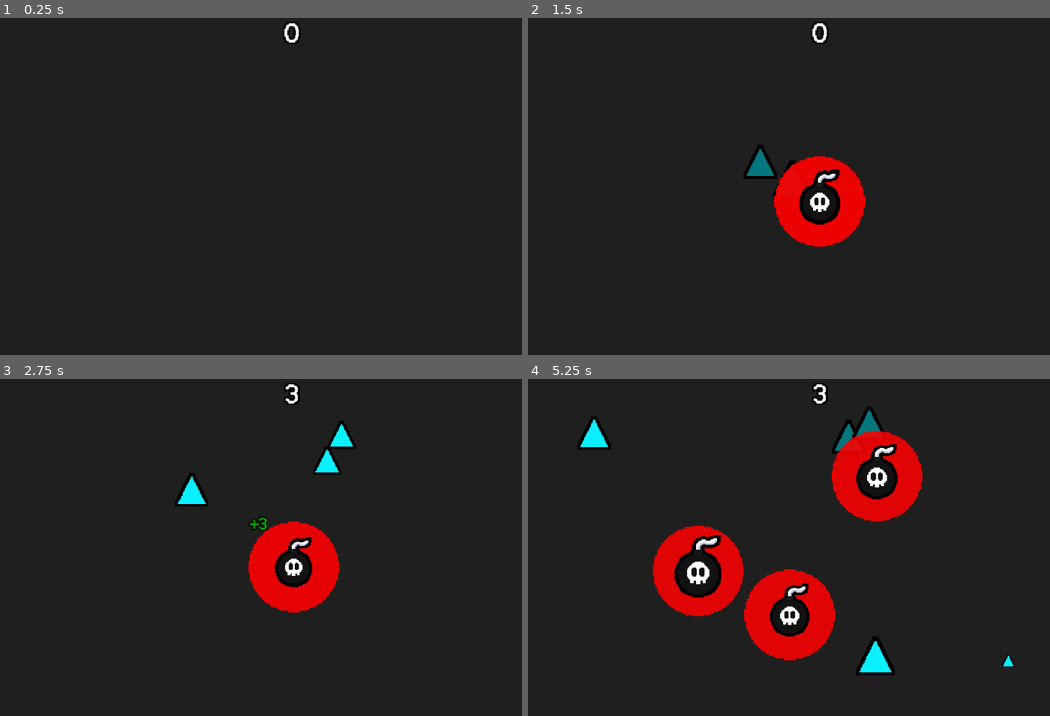
Above: before the commit, frames 1-4 (two rows, left to right).
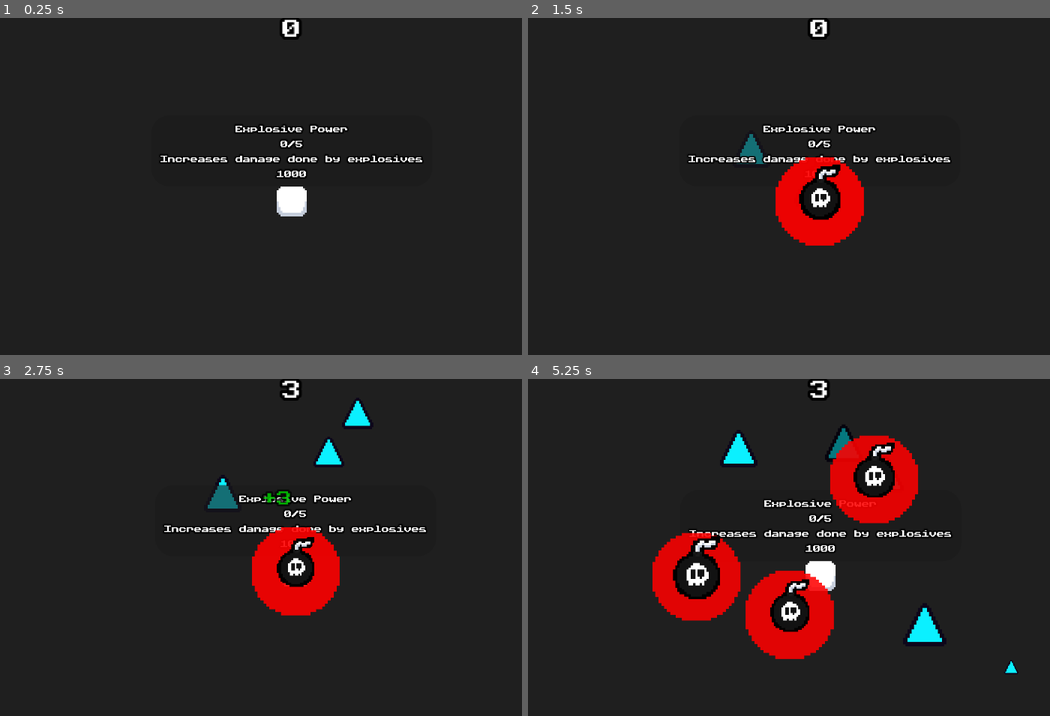
Above: after the commit, the same moments.

Repository: SpicyTime/BlastForge
Game: Godot game, scene res://main/main.tscn
Two runs of this game, one before a commit and one after it. Both use one fixed random seed, a clock stepped at 60 frames per second and the inputs below. The engine's default icon, where the game draws it, is replaced by a stand-in: a white triangle on a blue panel in a dark square.
Inputs (mouse positions are in pixels of both pictures, inside the frame that each line leads up to):
- Up to frame 1 (0.25 s): no input
- Up to frame 2 (1.5 s): click (820, 199) at 0.52 s; click (820, 199) at 1.27 s
- Up to frame 3 (2.75 s): click (292, 560) at 2.02 s
- Up to frame 4 (5.25 s): move the mouse to (950, 530) at 2.77 s; click (950, 530) at 2.85 s; move the mouse to (700, 564) at 3.52 s; click (700, 564) at 3.6 s; move the mouse to (877, 473) at 4.27 s; click (877, 473) at 4.35 s; move the mouse to (789, 614) at 5.02 s; click (789, 614) at 5.1 s

The runs differ from the first frame. In frame 1, 2.2% of the frame differs, in the area x 30-82%, y 0-59%; in frame 2, 2.6%; in frame 3, 4.1%; in frame 4, 7.3%, in the area x 9-94%, y 0-88%.

Commit message:
Halved the viewport size and added collider world bounds

Diff:
--- a/breakables/breakable.tscn
+++ b/breakables/breakable.tscn
@@ -1,13 +1,13 @@
 [gd_scene load_steps=6 format=3 uid="uid://btmk54xyeo44e"]
 
 [ext_resource type="Script" uid="uid://d3iknp440glsy" path="res://breakables/breakable.gd" id="1_srh6f"]
-[ext_resource type="Texture2D" uid="uid://dgqwej8vqbje8" path="res://breakables/sprites/triangle_sprite.png" id="2_x566u"]
+[ext_resource type="Texture2D" uid="uid://cd3pwsjfnf7na" path="res://breakables/sprites/triangle_sprite.png" id="2_x566u"]
 [ext_resource type="PackedScene" uid="uid://bcjrft2uixwu1" path="res://components/health_system/hurtbox.tscn" id="3_srh6f"]
 [ext_resource type="PackedScene" uid="uid://crewdcx8grnpe" path="res://breakables/breakable_behavior.tscn" id="5_813x3"]
 [ext_resource type="Script" uid="uid://dyakc7t63f14m" path="res://components/health_system/health.gd" id="5_x566u"]
 
 [node name="Breakable" type="CharacterBody2D"]
-collision_mask = 2
+collision_mask = 6
 script = ExtResource("1_srh6f")
 
 [node name="BreakableSprite" type="Sprite2D" parent="."]
--- a/breakables/collision_shapes/triangle_collision_shape.tres
+++ b/breakables/collision_shapes/triangle_collision_shape.tres
@@ -1,4 +1,4 @@
 [gd_resource type="ConvexPolygonShape2D" format=3 uid="uid://82yjdnrv6lqq"]
 
 [resource]
-points = PackedVector2Array(0, -23, -22, 18, 22, 18)
+points = PackedVector2Array(0, -12, -12, 10, 12, 10)
--- a/breakables/floating_text.tscn
+++ b/breakables/floating_text.tscn
@@ -1,7 +1,7 @@
 [gd_scene load_steps=3 format=3 uid="uid://d6a02rgt43js"]
 
 [ext_resource type="Script" uid="uid://dxxu7vwdebjoo" path="res://breakables/floating_text.gd" id="1_yflmp"]
-[ext_resource type="FontFile" uid="uid://dvocvivdlnv05" path="res://terminal-grotesque.grotesque-regular.ttf" id="2_d66p7"]
+[ext_resource type="FontFile" uid="uid://cjprg7vrkgs6t" path="res://Pixelchunk.ttf" id="2_d66p7"]
 
 [node name="FloatingText" type="Marker2D"]
 z_index = 2
@@ -19,8 +19,8 @@
 offset_bottom = 11.5
 grow_horizontal = 2
 grow_vertical = 2
-theme_override_constants/outline_size = 6
+theme_override_constants/outline_size = 4
 theme_override_fonts/font = ExtResource("2_d66p7")
-theme_override_font_sizes/font_size = 20
+theme_override_font_sizes/font_size = 8
 text = "10"
 horizontal_alignment = 1
--- a/breakables/shape_resources/circle_shape.tres
+++ b/breakables/shape_resources/circle_shape.tres
@@ -2,7 +2,7 @@
 
 [ext_resource type="Script" uid="uid://db71gp8sseu3x" path="res://breakables/shape_data.gd" id="1_fyoe0"]
 [ext_resource type="Shape2D" uid="uid://dc3er24rdufh0" path="res://breakables/collision_shapes/circle_collision_shape.tres" id="2_m5jgh"]
-[ext_resource type="Texture2D" uid="uid://chlaa86y6pc82" path="res://breakables/sprites/circle_sprite.png" id="3_6iiqw"]
+[ext_resource type="Texture2D" uid="uid://2osboeebc061" path="res://breakables/sprites/16xcircle_sprite.png" id="3_6iiqw"]
 
 [resource]
 script = ExtResource("1_fyoe0")
--- a/breakables/shape_resources/hexagon_shape.tres
+++ b/breakables/shape_resources/hexagon_shape.tres
@@ -2,13 +2,11 @@
 
 [ext_resource type="Script" uid="uid://db71gp8sseu3x" path="res://breakables/shape_data.gd" id="1_puo7r"]
 [ext_resource type="Shape2D" uid="uid://cvadht8monape" path="res://breakables/collision_shapes/hexagon_collision_shape.tres" id="2_vof0r"]
-[ext_resource type="Texture2D" uid="uid://br14sw8nnrnhq" path="res://breakables/sprites/hexagon_sprite.png" id="3_a5j1d"]
+[ext_resource type="Texture2D" uid="uid://c1n2wkagco5da" path="res://breakables/sprites/16xhexagon_sprite.png" id="3_a5j1d"]
 
 [resource]
 script = ExtResource("1_puo7r")
 shape_texture = ExtResource("3_a5j1d")
 shape_type = 3
-health_amount = 3
-base_point_value = 8
 shape_collider = ExtResource("2_vof0r")
 metadata/_custom_type_script = "uid://db71gp8sseu3x"
--- a/breakables/shape_resources/pentagon_shape.tres
+++ b/breakables/shape_resources/pentagon_shape.tres
@@ -2,13 +2,11 @@
 
 [ext_resource type="Script" uid="uid://db71gp8sseu3x" path="res://breakables/shape_data.gd" id="1_0hbx0"]
 [ext_resource type="Shape2D" uid="uid://bynlm5jenbb17" path="res://breakables/collision_shapes/pentagon_collision_shape.tres" id="2_h36yj"]
-[ext_resource type="Texture2D" uid="uid://eunbspx7e3wp" path="res://breakables/sprites/pentagon_sprite.png" id="3_dmust"]
+[ext_resource type="Texture2D" uid="uid://0tro0vufvuie" path="res://breakables/sprites/16xpentagon_sprite.png" id="3_dmust"]
 
 [resource]
 script = ExtResource("1_0hbx0")
 shape_texture = ExtResource("3_dmust")
 shape_type = 2
-health_amount = 3
-base_point_value = 6
 shape_collider = ExtResource("2_h36yj")
 metadata/_custom_type_script = "uid://db71gp8sseu3x"
--- a/breakables/shape_resources/square_shape.tres
+++ b/breakables/shape_resources/square_shape.tres
@@ -2,13 +2,11 @@
 
 [ext_resource type="Script" uid="uid://db71gp8sseu3x" path="res://breakables/shape_data.gd" id="1_ku7xd"]
 [ext_resource type="Shape2D" uid="uid://5kc065x6d5o1" path="res://breakables/collision_shapes/square_collision_shape.tres" id="2_ig4d2"]
-[ext_resource type="Texture2D" uid="uid://dm1ka35uygdrd" path="res://breakables/sprites/square_sprite.png" id="3_j3yu3"]
+[ext_resource type="Texture2D" uid="uid://coca4p3s2r11w" path="res://breakables/sprites/16xsquare_sprite.png" id="3_j3yu3"]
 
 [resource]
 script = ExtResource("1_ku7xd")
 shape_texture = ExtResource("3_j3yu3")
 shape_type = 1
-health_amount = 2
-base_point_value = 3
 shape_collider = ExtResource("2_ig4d2")
 metadata/_custom_type_script = "uid://db71gp8sseu3x"
--- a/breakables/shape_resources/triangle_shape.tres
+++ b/breakables/shape_resources/triangle_shape.tres
@@ -2,11 +2,10 @@
 
 [ext_resource type="Script" uid="uid://db71gp8sseu3x" path="res://breakables/shape_data.gd" id="1_82isx"]
 [ext_resource type="Shape2D" uid="uid://82yjdnrv6lqq" path="res://breakables/collision_shapes/triangle_collision_shape.tres" id="2_w8wc2"]
-[ext_resource type="Texture2D" uid="uid://dgqwej8vqbje8" path="res://breakables/sprites/triangle_sprite.png" id="3_k0qfp"]
+[ext_resource type="Texture2D" uid="uid://cd3pwsjfnf7na" path="res://breakables/sprites/triangle_sprite.png" id="3_k0qfp"]
 
 [resource]
 script = ExtResource("1_82isx")
 shape_texture = ExtResource("3_k0qfp")
-health_amount = 1
 shape_collider = ExtResource("2_w8wc2")
 metadata/_custom_type_script = "uid://db71gp8sseu3x"
--- a/explosives/explosive.tscn
+++ b/explosives/explosive.tscn
@@ -11,7 +11,7 @@
 [sub_resource type="CircleShape2D" id="CircleShape2D_wvlh0"]
 
 [sub_resource type="CircleShape2D" id="CircleShape2D_5rd10"]
-radius = 70.0
+radius = 19.235384
 
 [node name="Explosive" type="Node2D"]
 script = ExtResource("1_ejdfl")
@@ -28,7 +28,6 @@
 scale = Vector2(1.563, 1.563)
 
 [node name="ExplosionAreaHitbox" parent="." instance=ExtResource("4_5rd10")]
-visible = false
 damage = 1
 
 [node name="HitboxCollider" type="CollisionShape2D" parent="ExplosionAreaHitbox"]
@@ -36,13 +35,11 @@
 disabled = true
 
 [node name="ExplosionDetectionArea" type="Area2D" parent="."]
-visible = false
 
 [node name="DetectionAreaCollider" type="CollisionShape2D" parent="ExplosionDetectionArea"]
 shape = SubResource("CircleShape2D_wvlh0")
 
 [node name="ExplosionPushArea" type="Area2D" parent="."]
-visible = false
 collision_layer = 2
 
 [node name="PushAreaCollider" type="CollisionShape2D" parent="ExplosionPushArea"]
--- a/game/breakable_spawner.gd
+++ b/game/breakable_spawner.gd
@@ -62,7 +62,7 @@
 
 func _handle_breakable_auto_spawn(delta: float) -> void:
 	spawn_time_passed += delta
-	var world_spawn_bounds: Array[int] = [-275, 275, -150, 150]
+	var world_spawn_bounds: Array[int] = [-138, 138, -75, 75]
 	if spawn_time_passed >= StatManager.get_breakable_spawn_stat("spawn_time"):
 
 		spawn_time_passed = 0.0
--- a/game/world.gd
+++ b/game/world.gd
@@ -80,7 +80,7 @@
 		bonus_multiplier = (StatManager.get_bunch_multiplier() + pow(breakables_broken.size() - bonus_breakable_threshold, exponent))
 
 	for breakable in breakables_broken:
-		if is_instance_valid(breakable):
+		if is_instance_valid(breakable) and breakable is Breakable:
 			_handle_breakable_broken(breakable, bonus_multiplier)
 		else:
 			print("Not Valid")
--- a/game/world.tscn
+++ b/game/world.tscn
@@ -1,16 +1,17 @@
-[gd_scene load_steps=8 format=3 uid="uid://k7nqsblly5gs"]
+[gd_scene load_steps=9 format=3 uid="uid://k7nqsblly5gs"]
 
 [ext_resource type="Script" uid="uid://vwrqyfjerpum" path="res://game/world.gd" id="1_vn0wg"]
 [ext_resource type="Script" uid="uid://uxk2gctotf6f" path="res://game/breakable_spawner.gd" id="2_aseec"]
 [ext_resource type="Script" uid="uid://dqanl875ga8m6" path="res://game/camera.gd" id="2_tvmmn"]
 [ext_resource type="Script" uid="uid://cpc1o46lwdj2q" path="res://components/shake_component.gd" id="3_4xpgs"]
 [ext_resource type="PackedScene" uid="uid://hkoxgv30yrjh" path="res://game/bounce_bound.tscn" id="5_805w3"]
+[ext_resource type="PackedScene" uid="uid://cuh5eo4mk36ak" path="res://upgrade system/upgrade_node.tscn" id="6_fhh06"]
 
 [sub_resource type="RectangleShape2D" id="RectangleShape2D_fhh06"]
-size = Vector2(640, 20)
+size = Vector2(320, 10)
 
 [sub_resource type="RectangleShape2D" id="RectangleShape2D_m4twg"]
-size = Vector2(20, 340)
+size = Vector2(10, 170)
 
 [node name="World" type="Node2D"]
 script = ExtResource("1_vn0wg")
@@ -27,29 +28,66 @@
 
 [node name="ExplosivesContainer" type="Node2D" parent="."]
 
-[node name="TopBound" parent="." instance=ExtResource("5_805w3")]
-position = Vector2(0, -180)
+[node name="UpgradeNode" parent="." instance=ExtResource("6_fhh06")]
 
-[node name="TopCollider" type="CollisionShape2D" parent="TopBound"]
+[node name="BounceAreas" type="Node2D" parent="."]
+
+[node name="TopBound" parent="BounceAreas" instance=ExtResource("5_805w3")]
+position = Vector2(0, -90)
+
+[node name="TopCollider" type="CollisionShape2D" parent="BounceAreas/TopBound"]
 shape = SubResource("RectangleShape2D_fhh06")
 
-[node name="BottomBound" parent="." instance=ExtResource("5_805w3")]
-position = Vector2(0, 180)
+[node name="BottomBound" parent="BounceAreas" instance=ExtResource("5_805w3")]
+position = Vector2(0, 90)
 
-[node name="BottomCollider" type="CollisionShape2D" parent="BottomBound"]
+[node name="BottomCollider" type="CollisionShape2D" parent="BounceAreas/BottomBound"]
 shape = SubResource("RectangleShape2D_fhh06")
 
-[node name="LeftBound" parent="." instance=ExtResource("5_805w3")]
-position = Vector2(-320, 0)
+[node name="LeftBound" parent="BounceAreas" instance=ExtResource("5_805w3")]
+position = Vector2(-160, 0)
 is_side = true
 
-[node name="LeftCollider" type="CollisionShape2D" parent="LeftBound"]
+[node name="LeftCollider" type="CollisionShape2D" parent="BounceAreas/LeftBound"]
 shape = SubResource("RectangleShape2D_m4twg")
 
-[node name="RightBound" parent="." instance=ExtResource("5_805w3")]
-position = Vector2(320, 0)
+[node name="RightBound" parent="BounceAreas" instance=ExtResource("5_805w3")]
+position = Vector2(160, 0)
 is_side = true
 
-[node name="RightCollider" type="CollisionShape2D" parent="RightBound"]
-visible = false
+[node name="RightCollider" type="CollisionShape2D" parent="BounceAreas/RightBound"]
 shape = SubResource("RectangleShape2D_m4twg")
+
+[node name="WorldBounds" type="Node2D" parent="."]
+
+[node name="TopBound" type="StaticBody2D" parent="WorldBounds"]
+collision_layer = 5
+collision_mask = 5
+
+[node name="TopCollider" type="CollisionShape2D" parent="WorldBounds/TopBound"]
+position = Vector2(0, -95)
+shape = SubResource("RectangleShape2D_fhh06")
+
+[node name="BottomBound" type="StaticBody2D" parent="WorldBounds"]
+collision_layer = 5
+collision_mask = 5
+
+[node name="BottomCollider" type="CollisionShape2D" parent="WorldBounds/BottomBound"]
+position = Vector2(0, 95)
+shape = SubResource("RectangleShape2D_fhh06")
+
+[node name="LeftBounds" type="StaticBody2D" parent="WorldBounds"]
+collision_layer = 5
+collision_mask = 5
+
+[node name="LeftCollider" type="CollisionShape2D" parent="WorldBounds/LeftBounds"]
+position = Vector2(-165, 0)
+shape = SubResource("RectangleShape2D_m4twg")
+
+[node name="RightBounds" type="StaticBody2D" parent="WorldBounds"]
+collision_layer = 5
+collision_mask = 5
+
+[node name="RightCollider" type="CollisionShape2D" parent="WorldBounds/RightBounds"]
+position = Vector2(165, 0)
+shape = SubResource("RectangleShape2D_m4twg")
--- a/main/autoloads/constants.gd
+++ b/main/autoloads/constants.gd
@@ -6,8 +6,8 @@
 const SHAPE_COMPONENT_PATH: String = "res://breakables/shape_component.tscn"
 const FLOATING_TEXT_PATH: String = "res://breakables/floating_text.tscn"
 const TILE_SIZE: int = 3
-const VIEWPORT_WIDTH: int = 640
-const VIEWPORT_HEIGHT: int = 360
+const VIEWPORT_WIDTH: int = 320
+const VIEWPORT_HEIGHT: int = 180
 const BASE_SMALL_MULTIPLIER: float = 1.0
 const BASE_MEDIUM_MULTIPLIER: float = 3.0
 const BASE_LARGE_MULTIPLIER: float = 6.0
--- a/main/autoloads/stat_manager.gd
+++ b/main/autoloads/stat_manager.gd
@@ -2,7 +2,7 @@
 # Explosives
 var explosive_stats: Dictionary[String, float] = {
 	"damage" : 100.0,
-	"explosion_radius": 48.0,
+	"explosion_radius": 24.0,
 	"place_delay": 0.2,
 }
 
--- a/project.godot
+++ b/project.godot
@@ -30,8 +30,8 @@
 
 [display]
 
-window/size/viewport_width=640
-window/size/viewport_height=360
+window/size/viewport_width=320
+window/size/viewport_height=180
 window/size/window_width_override=1280
 window/size/window_height_override=720
 window/stretch/mode="canvas_items"
--- a/ui/hud.tscn
+++ b/ui/hud.tscn
@@ -1,7 +1,7 @@
 [gd_scene load_steps=3 format=3 uid="uid://tdoscbf6lnd6"]
 
 [ext_resource type="Script" uid="uid://4as2tdux84hn" path="res://ui/hud.gd" id="1_rbyyf"]
-[ext_resource type="FontFile" uid="uid://dvocvivdlnv05" path="res://terminal-grotesque.grotesque-regular.ttf" id="2_276te"]
+[ext_resource type="FontFile" uid="uid://cjprg7vrkgs6t" path="res://Pixelchunk.ttf" id="2_276te"]
 
 [node name="Hud" type="Control"]
 layout_mode = 3
@@ -18,12 +18,13 @@
 anchors_preset = 5
 anchor_left = 0.5
 anchor_right = 0.5
-offset_left = -20.0
-offset_right = 20.0
-offset_bottom = 23.0
+offset_left = -8.0
+offset_top = 1.0
+offset_right = 8.0
+offset_bottom = 15.0
 grow_horizontal = 2
-theme_override_constants/outline_size = 8
+theme_override_constants/outline_size = 6
 theme_override_fonts/font = ExtResource("2_276te")
-theme_override_font_sizes/font_size = 32
+theme_override_font_sizes/font_size = 10
 text = "0"
 horizontal_alignment = 1
--- a/ui/themes/upgrade_label.tres
+++ b/ui/themes/upgrade_label.tres
@@ -1,8 +1,11 @@
-[gd_resource type="Theme" load_steps=2 format=3 uid="uid://bmtgglhybhoi"]
+[gd_resource type="Theme" load_steps=3 format=3 uid="uid://bmtgglhybhoi"]
 
-[ext_resource type="FontFile" uid="uid://dvocvivdlnv05" path="res://terminal-grotesque.grotesque-regular.ttf" id="1_jxmv8"]
+[ext_resource type="FontFile" uid="uid://cjprg7vrkgs6t" path="res://Pixelchunk.ttf" id="1_f2imq"]
+[ext_resource type="FontFile" uid="uid://cyvt0dqu005tm" path="res://madspixel.ttf" id="2_f2imq"]
 
 [resource]
+default_font = ExtResource("2_f2imq")
 Label/colors/font_outline_color = Color(0, 0, 0, 1)
-Label/constants/outline_size = 6
-Label/fonts/font = ExtResource("1_jxmv8")
+Label/constants/outline_size = 3
+Label/font_sizes/font_size = 4
+Label/fonts/font = ExtResource("1_f2imq")
--- a/upgrade system/upgrade_node.tscn
+++ b/upgrade system/upgrade_node.tscn
@@ -1,7 +1,11 @@
-[gd_scene load_steps=5 format=3 uid="uid://cuh5eo4mk36ak"]
+[gd_scene load_steps=7 format=3 uid="uid://cuh5eo4mk36ak"]
 
 [ext_resource type="Script" uid="uid://cxtsrr081cu1v" path="res://upgrade system/upgrade_node.gd" id="1_sigt7"]
+[ext_resource type="Texture2D" uid="uid://dmtgorxxybvfg" path="res://upgrade system/assets/UpgradeButton.png" id="2_2m2d3"]
 [ext_resource type="Theme" uid="uid://bmtgglhybhoi" path="res://ui/themes/upgrade_label.tres" id="2_m2iyk"]
+
+[sub_resource type="StyleBoxTexture" id="StyleBoxTexture_qim07"]
+texture = ExtResource("2_2m2d3")
 
 [sub_resource type="StyleBoxFlat" id="StyleBoxFlat_slbv1"]
 content_margin_left = 0.0
@@ -20,36 +24,39 @@
 [node name="UpgradeNode" type="Control"]
 layout_mode = 3
 anchors_preset = 0
-offset_right = 8.0
-offset_bottom = 8.0
 script = ExtResource("1_sigt7")
 
 [node name="PurchaseButton" type="Button" parent="."]
-layout_mode = 0
+layout_mode = 1
+anchors_preset = 5
+anchor_left = 0.5
+anchor_right = 0.5
+offset_left = -8.0
 offset_right = 8.0
-offset_bottom = 8.0
+offset_bottom = 16.0
+grow_horizontal = 2
+theme_override_styles/normal = SubResource("StyleBoxTexture_qim07")
 
 [node name="UpgradeDataDisplay" type="PanelContainer" parent="."]
 layout_mode = 1
-anchors_preset = 8
+anchors_preset = 7
 anchor_left = 0.5
-anchor_top = 0.5
+anchor_top = 1.0
 anchor_right = 0.5
-anchor_bottom = 0.5
-offset_left = -69.0
-offset_top = -43.0
-offset_right = 69.0
-offset_bottom = 43.0
+anchor_bottom = 1.0
+offset_left = -57.5
+offset_top = -34.0
+offset_right = 57.5
 grow_horizontal = 2
-grow_vertical = 2
+grow_vertical = 0
 theme = SubResource("Theme_m2iyk")
 
 [node name="InfoContainer" type="MarginContainer" parent="UpgradeDataDisplay"]
 layout_mode = 2
-theme_override_constants/margin_left = 10
-theme_override_constants/margin_top = 10
-theme_override_constants/margin_right = 10
-theme_override_constants/margin_bottom = 10
+theme_override_constants/margin_left = 5
+theme_override_constants/margin_top = 5
+theme_override_constants/margin_right = 5
+theme_override_constants/margin_bottom = 5
 
 [node name="Lables" type="VBoxContainer" parent="UpgradeDataDisplay/InfoContainer"]
 layout_mode = 2
@@ -58,18 +65,17 @@
 layout_mode = 2
 theme = ExtResource("2_m2iyk")
 text = "Explosive Power"
+horizontal_alignment = 1
 
 [node name="TierLabel" type="Label" parent="UpgradeDataDisplay/InfoContainer/Lables"]
 layout_mode = 2
 theme = ExtResource("2_m2iyk")
-theme_override_font_sizes/font_size = 12
 text = "0/5"
 horizontal_alignment = 1
 
 [node name="DescriptionLabel" type="Label" parent="UpgradeDataDisplay/InfoContainer/Lables"]
 layout_mode = 2
 theme = ExtResource("2_m2iyk")
-theme_override_font_sizes/font_size = 8
 text = "Increases damage done by explosives"
 horizontal_alignment = 1
 
Binary file added: Pixelchunk.ttf
Binary file added: breakables/sprites/16xcircle_sprite.png
Binary file added: breakables/sprites/16xhexagon_sprite.png
Binary file added: breakables/sprites/16xpentagon_sprite.png
Binary file added: breakables/sprites/16xsquare_sprite.png
Binary file removed: breakables/sprites/circle_sprite.png
Binary file removed: breakables/sprites/hexagon_sprite.png
Binary file removed: breakables/sprites/pentagon_sprite.png
Binary file removed: breakables/sprites/square_sprite.png
Binary file changed: breakables/sprites/triangle_sprite.png
Binary file changed: explosives/explosive_bomb_sprite.png
Binary file added: madspixel.ttf
(and 1 more such lines)
